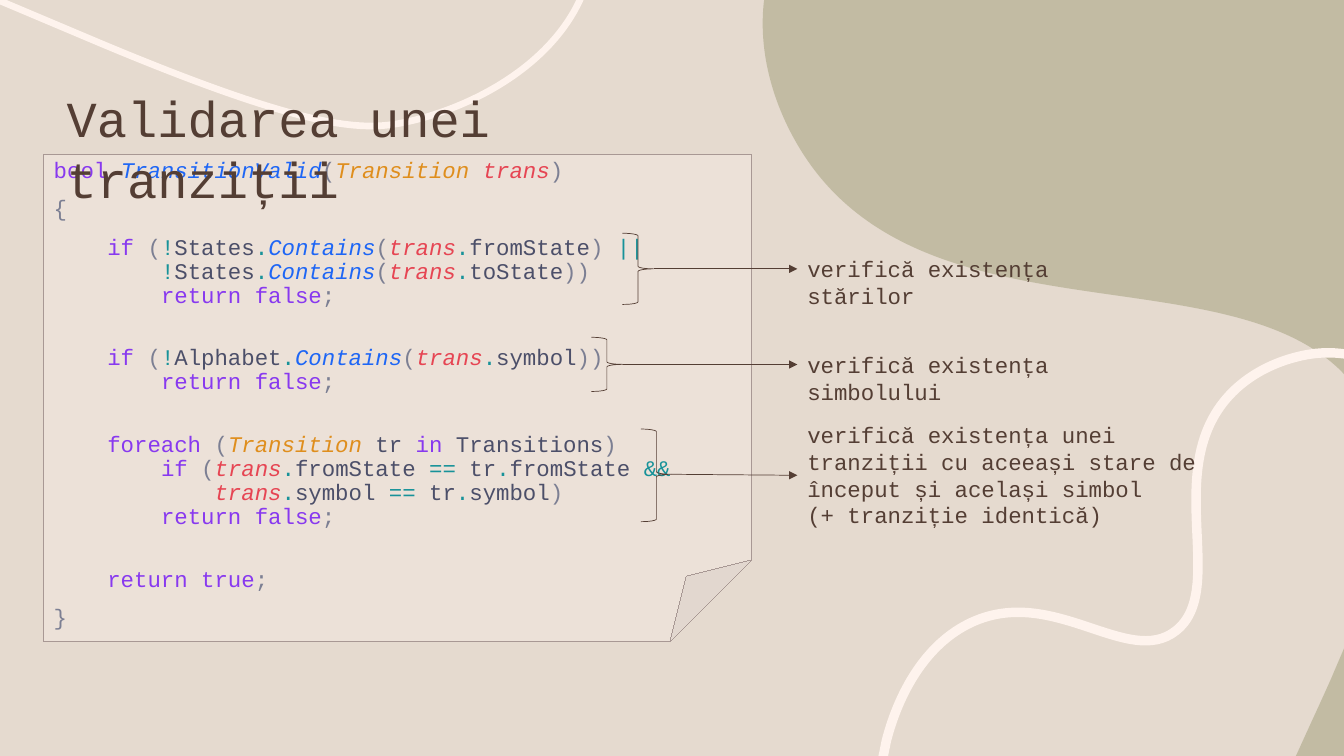
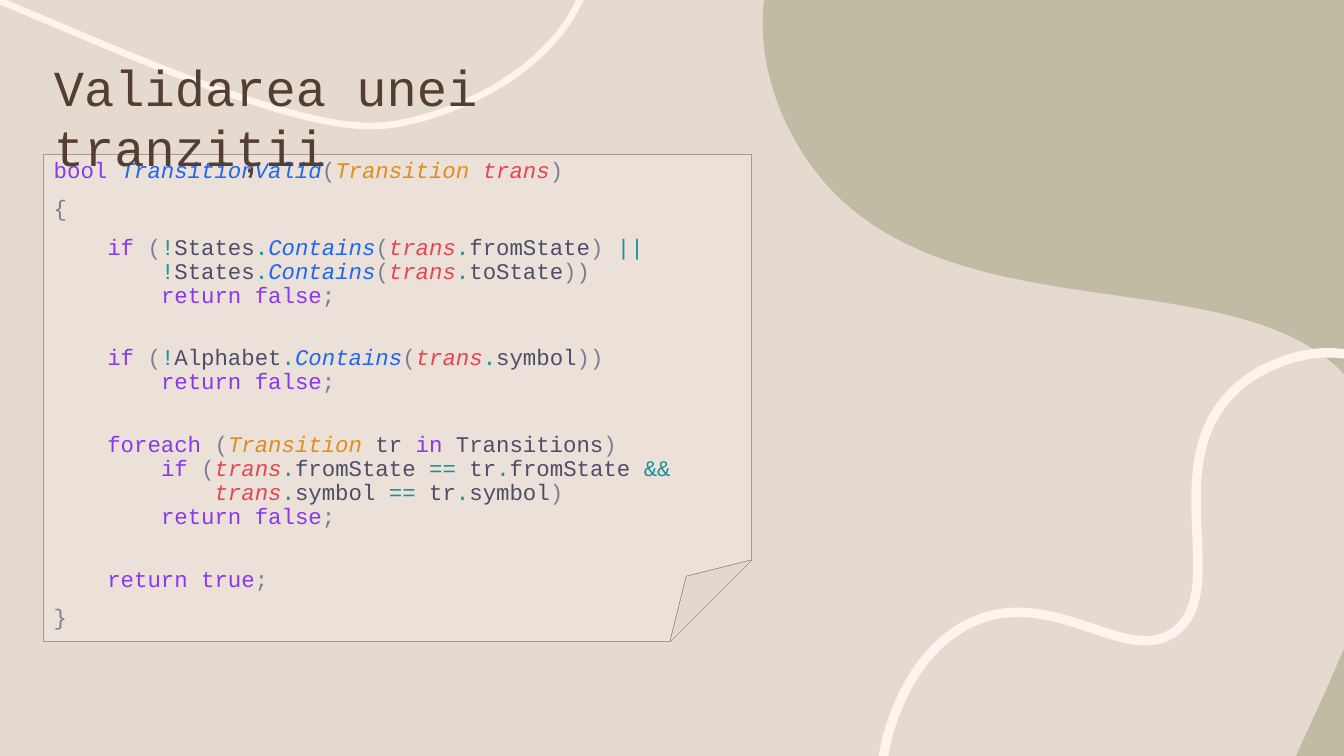
Before and after one commit to Irseora/Limbaje-Formale, a slide deck: slide 9 of DFA/Automat Finit Determinist.pptx (slide 7 before the commit). Drawn at 1344x756 pixels with LibreOffice and Linux fonts; fonts in the diff are those of the drawing. Boxes give left, top, right and bottom in pixels: in the first picture for what was removed or moved away, otherwise in the second. Text is boxed around its words. In the diff, an @@ line names an element or a change of style, - is before the commit and + after.

```diff
--- a/DFA/Automat Finit Determinist.pptx
+++ b/DFA/Automat Finit Determinist.pptx
@@ text "Validarea unei tranziții" moved from (x1=67, y1=101, x2=490, y2=209) to (x1=54, y1=69, x2=477, y2=178) @@
@@ right brace removed at (x1=623, y1=233, x2=654, y2=304) @@
@@ arrow removed from (653, 269) to (798, 269) @@
@@ text removed at (x1=807, y1=261, x2=1049, y2=304) @@
-verifică existența stărilor
@@ right brace removed at (x1=592, y1=338, x2=623, y2=392) @@
@@ text removed at (x1=807, y1=357, x2=1049, y2=400) @@
-verifică existența simbolului
@@ arrow removed from (623, 365) to (798, 365) @@
@@ right brace removed at (x1=641, y1=430, x2=673, y2=522) @@
@@ text removed at (x1=807, y1=427, x2=1196, y2=528) @@
-verifică existența unei tranziții cu aceeași stare de început și același simbol
-(+ tranziție identică)
@@ arrow removed from (673, 475) to (798, 476) @@
```
Also in this commit, not shown: 5 other slides changed, 11 slides added, 7 slides removed, 2 other files.
